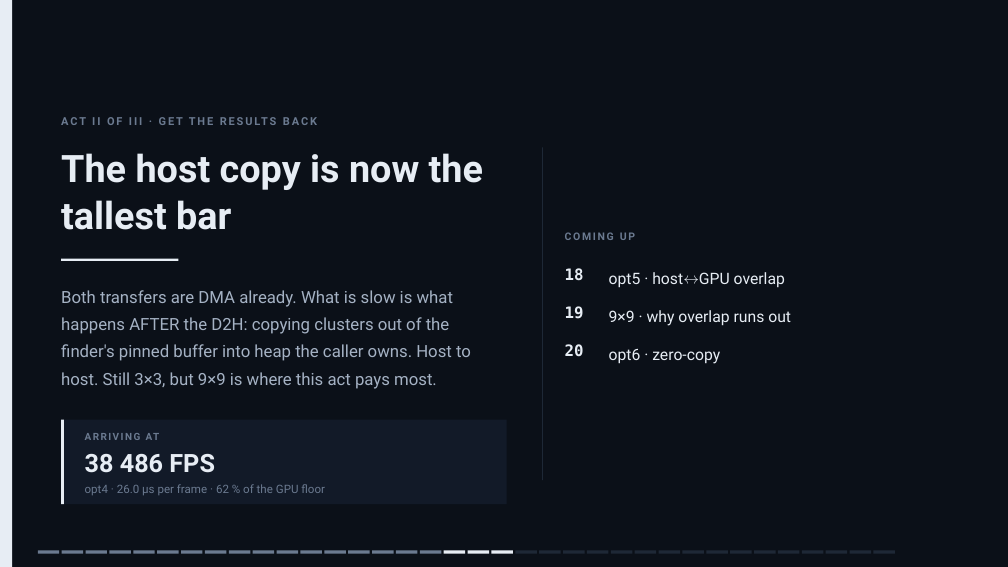
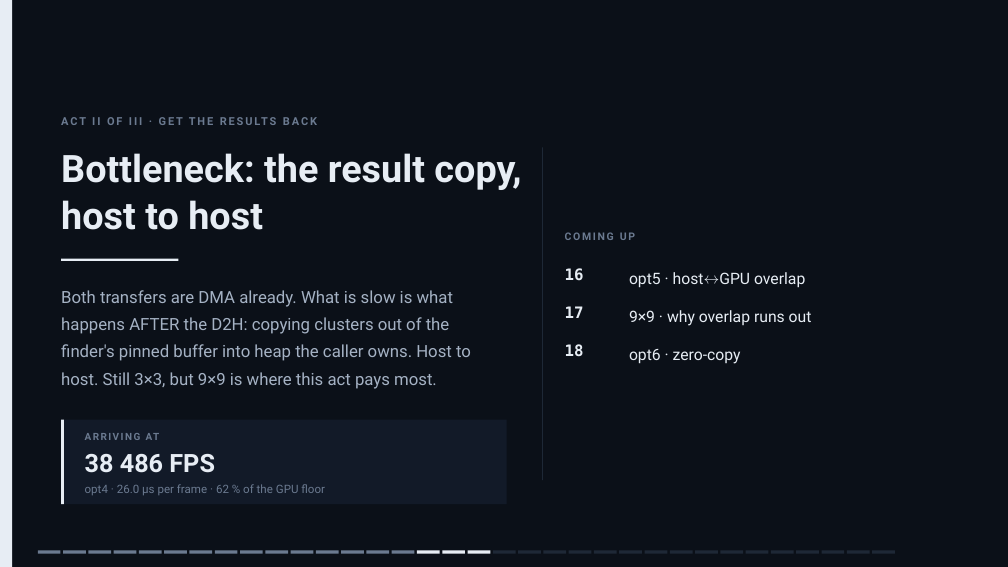
Before and after one commit to slsdetectorgroup/aare, a slide deck: slide 18 of docs/cf_cuda_performance.pptx (slide 20 before the commit). Drawn at 1008x567 pixels with LibreOffice and Linux fonts; fonts in the diff are those of the drawing. Boxes give left, top, right and bottom in pixels: in the first picture for what was removed or moved away, otherwise in the second. Text is boxed around its words. In the diff, an @@ line names an element or a change of style, - is before the commit and + after.

```diff
--- a/docs/cf_cuda_performance.pptx
+++ b/docs/cf_cuda_performance.pptx
@@ text at <box>61,153,521,230</box>: text changed @@
-The host copy is now the tallest bar
+Bottleneck: the result copy, host to host
@@ text "opt5 · host↔GPU overlap": place and size @@
-text "opt5 · host↔GPU overlap" at <box>609,272,785,288</box>
+text "opt5 · host↔GPU overlap" at <box>629,272,805,288</box>
@@ text at <box>565,306,584,318</box>: text changed @@
-19
+17
@@ text "9×9 · why overlap runs ...": place and size @@
-text "9×9 · why overlap runs ..." at <box>609,310,791,326</box>
+text "9×9 · why overlap runs ..." at <box>629,310,812,326</box>
@@ text "18": place and size @@
-text "18" at <box>565,268,584,281</box>
+text "18" at <box>565,344,584,357</box>
@@ text removed at <box>565,344,584,357</box> @@
-20
@@ text "opt6 · zero-copy": place and size @@
-text "opt6 · zero-copy" at <box>609,349,720,364</box>
+text "opt6 · zero-copy" at <box>629,349,741,364</box>
@@ 4 rectangles: place and size @@
-4 rectangles at <box>85,551,178,554</box>
+4 rectangles at <box>88,551,187,554</box>
@@ 4 rectangles: place and size @@
-4 rectangles at <box>181,551,274,554</box>
+4 rectangles at <box>190,551,288,554</box>
@@ 3 rectangles: place and size @@
-3 rectangles at <box>277,551,346,554</box>
+3 rectangles at <box>290,551,364,554</box>
@@ rectangle at <box>417,551,440,554</box>: fill #6B7A90 to #E7EDF4 @@
@@ 4 rectangles: place and size @@
-4 rectangles at <box>349,551,441,554</box>
+4 rectangles at <box>367,551,465,554</box>
@@ rectangle at <box>442,551,465,554</box>: fill #6B7A90 to #E7EDF4 @@
@@ rectangle at <box>493,551,516,554</box>: fill #E7EDF4 to #1E2836 @@
@@ 3 rectangles: place and size @@
-3 rectangles at <box>444,551,513,554</box>
+3 rectangles at <box>467,551,541,554</box>
@@ rectangle at <box>518,551,541,554</box>: fill #E7EDF4 to #1E2836 @@
@@ 4 rectangles: place and size @@
-4 rectangles at <box>516,551,608,554</box>
+4 rectangles at <box>544,551,642,554</box>
@@ 3 rectangles: place and size @@
-3 rectangles at <box>611,551,680,554</box>
+3 rectangles at <box>645,551,718,554</box>
@@ 4 rectangles: place and size @@
-4 rectangles at <box>683,551,775,554</box>
+4 rectangles at <box>721,551,819,554</box>
@@ 3 rectangles: place and size @@
-3 rectangles at <box>778,551,847,554</box>
+3 rectangles at <box>822,551,895,554</box>
```
Also in this commit, not shown: 54 other slides changed, 4 slides added, 31 other files.
